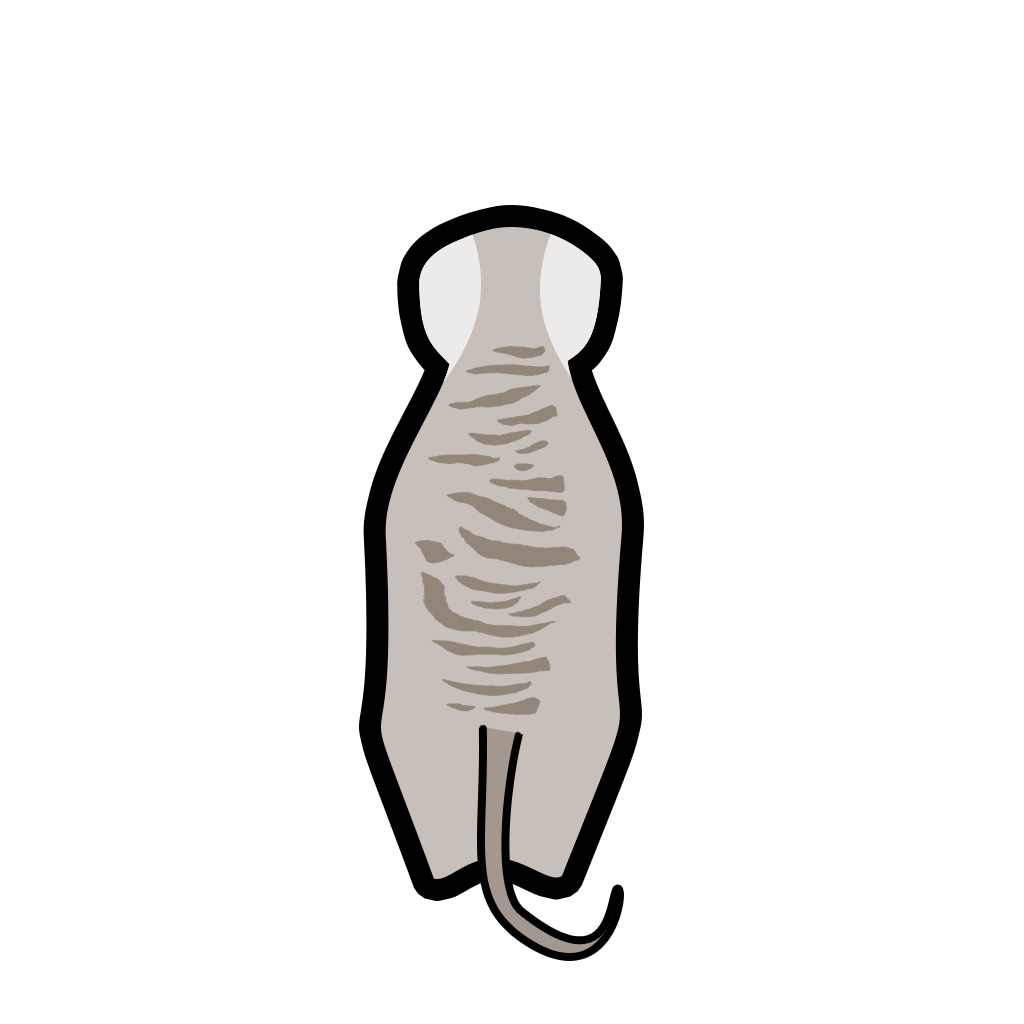
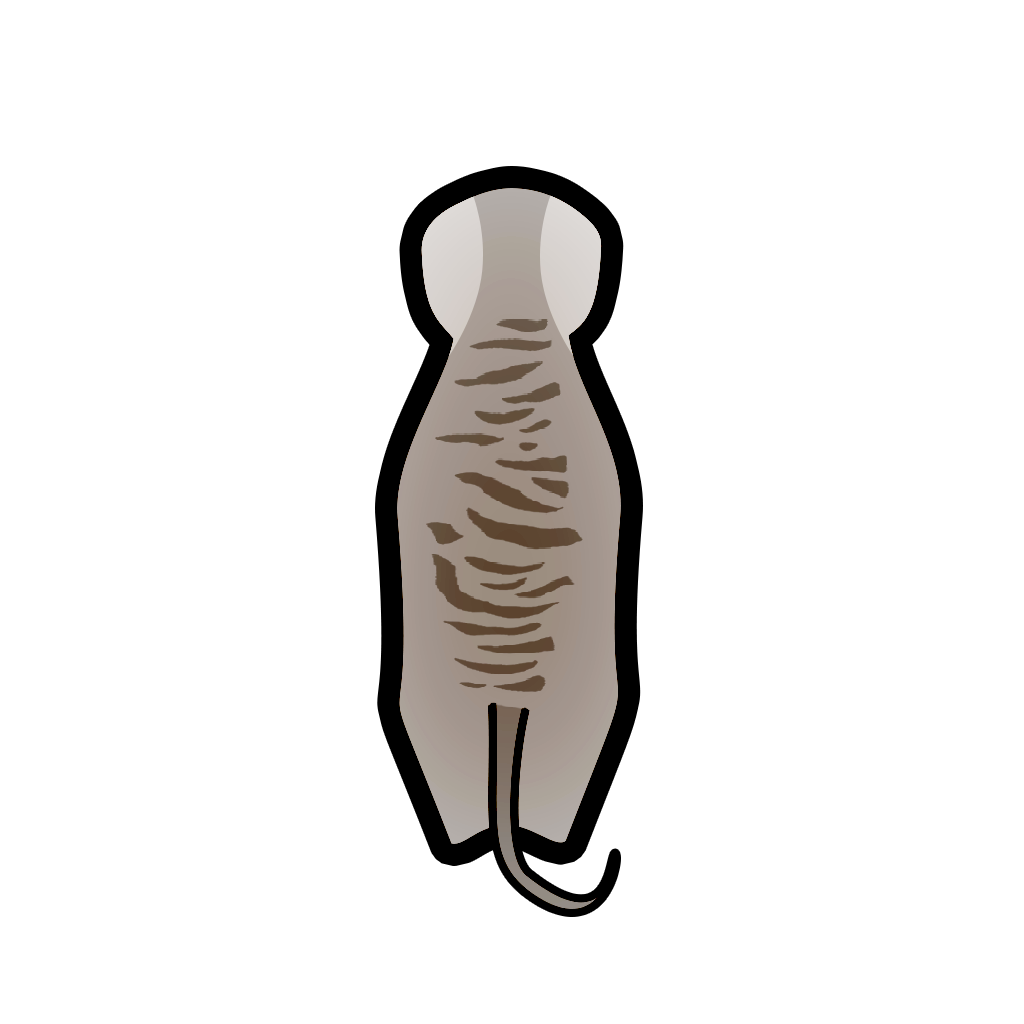
Layers edited between the first and the second 1024×1024 image:
painted on "Layer 4" (6th of 6, in "meerkat" › "back") over [left=390, top=301, right=611, bottom=746]
painted on "Shape 7 copy" (4th of 4, in "meerkat" › "back") over [left=410, top=189, right=483, bottom=382]
painted on "Shape 7" (4th of 4, in "meerkat" › "back") over [left=540, top=189, right=611, bottom=382]
painted on "tail" (12th of 12, in "meerkat" › "back") over [left=481, top=702, right=620, bottom=957]
painted on "Shape 2" (10th of 10, in "meerkat" › "back") over [left=381, top=188, right=622, bottom=879]
